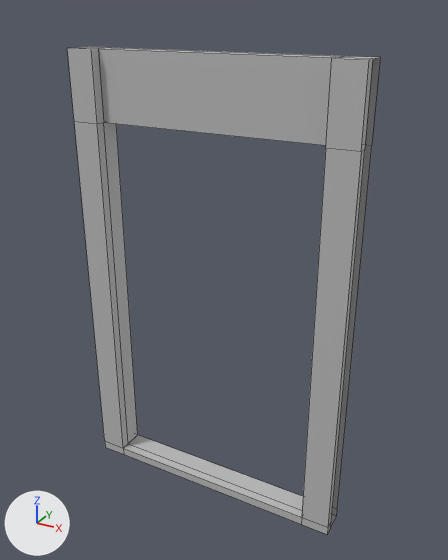
One commit to the FBX model Gustav/Modular/ST_DoorFrame_Full_01.fbx: the scene before it, then after it.
Both versions are drawn from a 50 mm lens placed at (2.22, -2.51, 2.58), pointed at (0.8, 0.07, 1.29). Every picture has the same lights, and +X, +Y and +Z are marked at lower left. Mesh edges are drawn as thin lines. Where no turn or scale is listed for an object, it has been applied to the vertices.

Names of what the first picture shows: 'ST_DoorFrame_Full_01'.
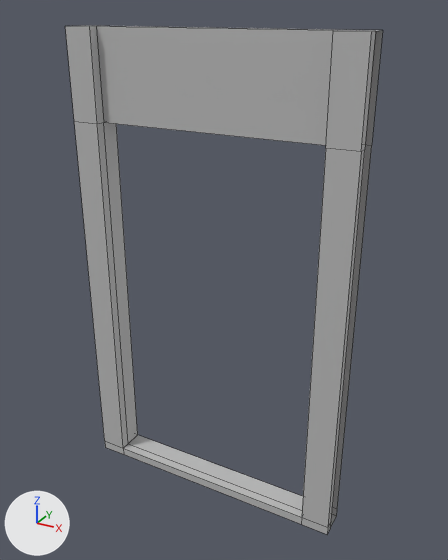
Pixel boxes [x1, y1, x2, y2] of what changed, in the pictures (448 x 560 px; the box of a moved part takes in the faces that stretch with it):
'ST_DoorFrame_Full_01', reshaped
    before: [67, 47, 380, 534]
    after: [65, 25, 383, 534]
part 1 of me_mesh, moved or reshaped
    before: [67, 47, 380, 152]
    after: [65, 25, 383, 152]

What the commit changed:
me_mesh has 48 vertices, 42 faces and spans x 0.0..1.5, y -0.05..0.1, z 0.0..2.4.
me_mesh is used by ob_st_doorframe_full_01; location (0.0, 0.0, 0.0).
me_mesh part 1: all 12 vertices in x 0.0..1.5, y -0.05..0.1, z 2.4 are moved by (0.0, 0.0, 0.1).
